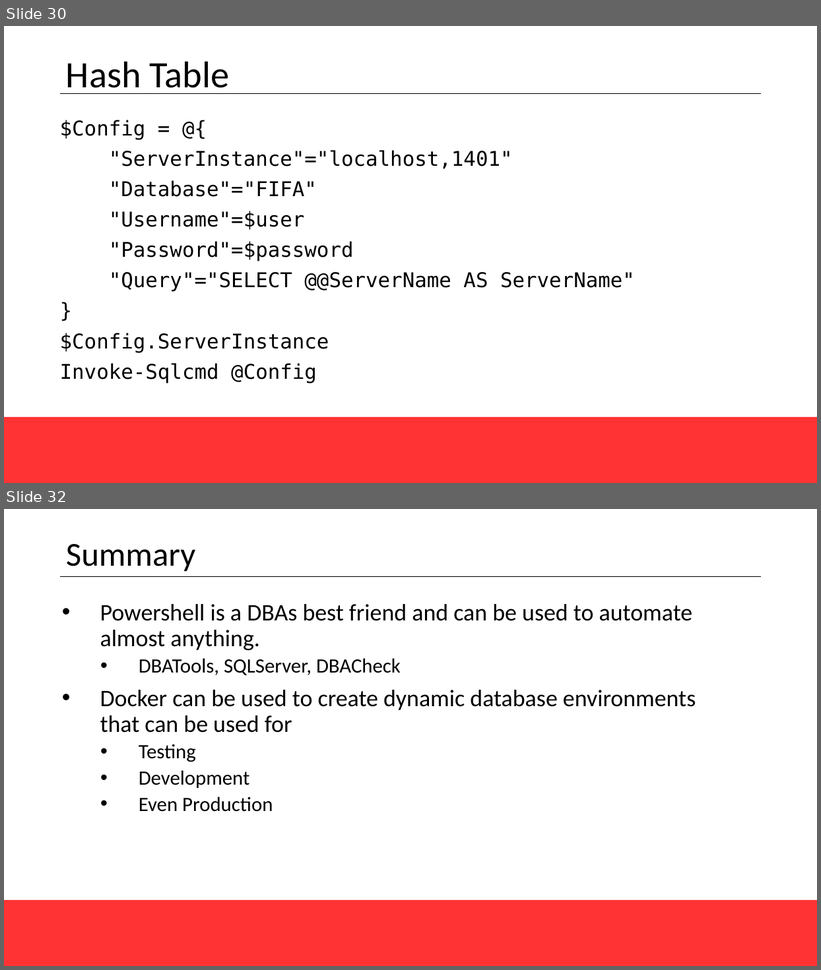
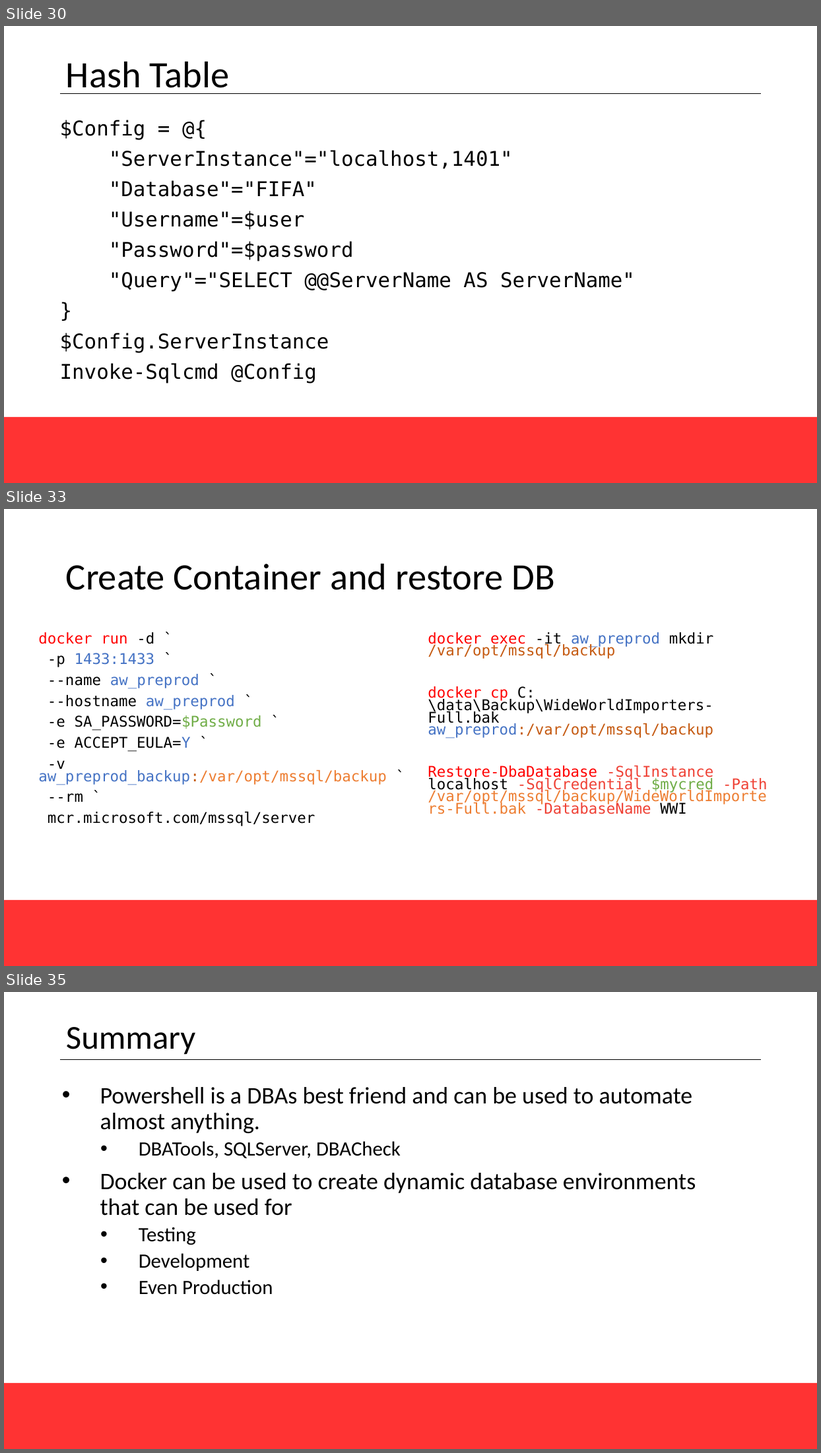
Before and after one commit to SQLPioneer/Presentations, a slide deck: Automation/EnvironmentAutomationGroupBy2021.pptx. Shown one above the other, each under a label of ours: slides 30 and 32 before the commit, slides 30, 33 and 35 after it; the slides between them are not shown. The pictures are 821x970 and 821x1453 pixels, drawn with LibreOffice and Linux fonts; fonts in the diff are those of the drawing; background and template pictures are left out. Boxes give left, top, right and bottom in pixels: in the first picture for what was removed or moved away, otherwise in the second. Text is boxed around its words. In the diff, an @@ line names an element or a change of style, - is before the commit and + after.

Commit message:
Add Docker commands for working with Powershell Container

```diff
--- a/Automation/EnvironmentAutomationGroupBy2021.pptx
+++ b/Automation/EnvironmentAutomationGroupBy2021.pptx
@@ slide 33 added at [4,509,817,966], background #FFFFFF; not listed: 1 template element that a slide beside it also shows @@
@@ title added at [66,563,555,590], 44 pt, text #000000 @@
+Create Container and restore DB
@@ text added at [38,632,386,826], 17.5 pt, text #000000 @@
+docker run -d `
+-p 1433:1433 `
+--name aw_preprod `
+--hostname aw_preprod `
+-e SA_PASSWORD=$Password `
+-e ACCEPT_EULA=Y `
+-v aw_preprod_backup:/var/opt/mssql/backup `
+--rm `
+mcr.microsoft.com/mssql/server
@@ text added at [428,632,768,815], 17.5 pt, text #000000 @@
+docker exec -it aw_preprod mkdir /var/opt/mssql/backup
+docker cp C:\data\Backup\WideWorldImporters-Full.bak aw_preprod:/var/opt/mssql/backup
+Restore-DbaDatabase -SqlInstance localhost -SqlCredential $mycred -Path /var/opt/mssql/backup/WideWorldImporters-Full.bak -DatabaseName WWI
@@ what was slide 32 is now slide 35 @@
```
Also in this commit, not shown: 2 slides changed, 3 other slides added, 1 slide removed, 2 other files.
